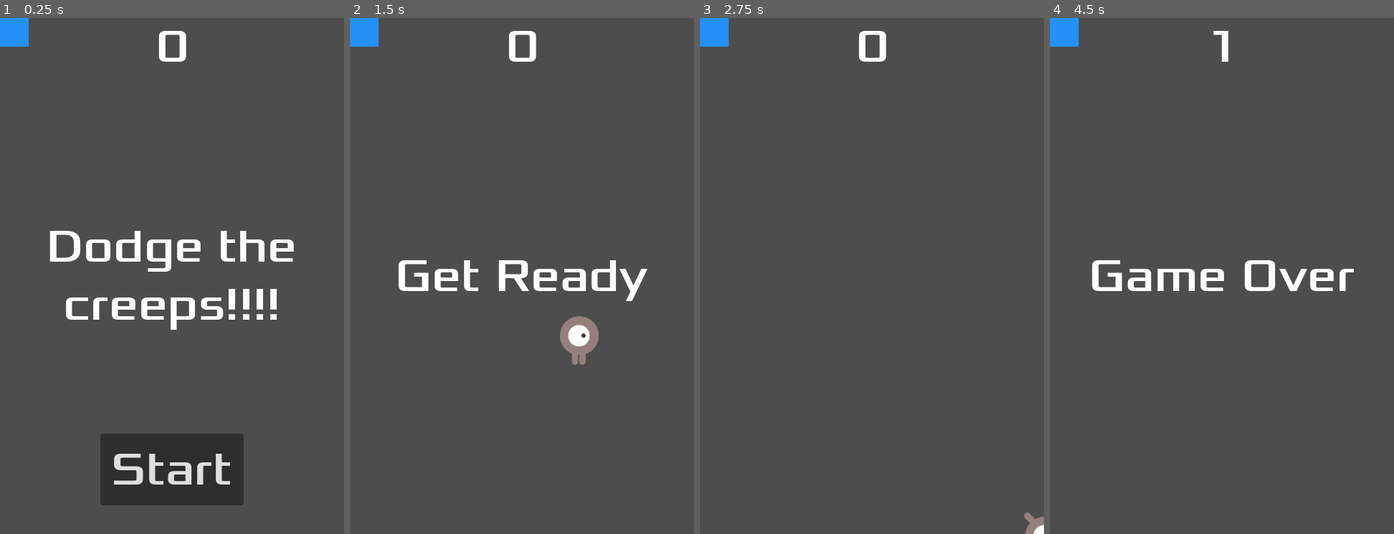
Above: before the commit, frames 1-4 (left to right).
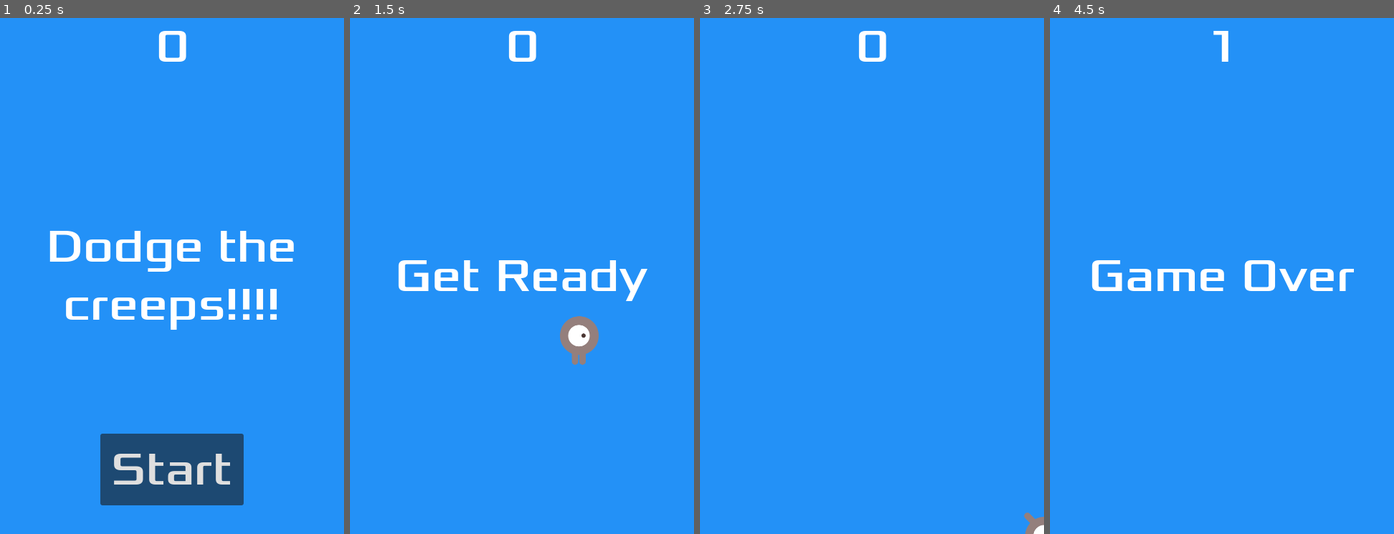
Above: after the commit, the same moments.

Repository: TimTheGr8/DodgeTheCreeps
Game: Godot game, scene res://Scenes/Main.tscn
Same seed, same stepped clock (60 frames per second), same inputs: the game is played once before the commit and once after it.
Inputs:
- Up to frame 1 (0.25 s): no input
- Up to frame 2 (1.5 s): click "Start" at 0.5 s; tap Enter at 1.25 s; hold D (move_right) from 1.28 s (still down)
- Up to frame 3 (2.75 s): release D (move_right) at 2.03 s; hold S (move_down) from 2.03 s (still down)
- Up to frame 4 (4.5 s): release S (move_down) at 2.78 s; hold D (move_right) 2.78-3.53 s; hold W (move_up) 3.53-4.28 s; hold A (move_left) from 4.28 s (still down)

The runs differ from the first frame. In frame 1, 96% of the frame differs, in the area x 0-100%, y 0-100%; in frame 2, 97%; in frame 3, 99%; in frame 4, 98%.

Commit message:
Added a blue background.

Diff:
--- a/Scenes/Main.tscn
+++ b/Scenes/Main.tscn
@@ -16,8 +16,11 @@
 mob_scene = ExtResource("2_vuwvw")
 
 [node name="ColorRect" type="ColorRect" parent="."]
-offset_right = 40.0
-offset_bottom = 40.0
+anchors_preset = 15
+anchor_right = 1.0
+anchor_bottom = 1.0
+grow_horizontal = 2
+grow_vertical = 2
 color = Color(0.137255, 0.568627, 0.968627, 1)
 
 [node name="Player" parent="." instance=ExtResource("1_l51xb")]
--- a/project.godot
+++ b/project.godot
@@ -27,24 +27,28 @@
 "deadzone": 0.5,
 "events": [Object(InputEventKey,"resource_local_to_scene":false,"resource_name":"","device":-1,"window_id":0,"alt_pressed":false,"shift_pressed":false,"ctrl_pressed":false,"meta_pressed":false,"pressed":false,"keycode":0,"physical_keycode":68,"key_label":0,"unicode":100,"echo":false,"script":null)
 , Object(InputEventJoypadButton,"resource_local_to_scene":false,"resource_name":"","device":-1,"button_index":14,"pressure":0.0,"pressed":true,"script":null)
+, Object(InputEventKey,"resource_local_to_scene":false,"resource_name":"","device":-1,"window_id":0,"alt_pressed":false,"shift_pressed":false,"ctrl_pressed":false,"meta_pressed":false,"pressed":false,"keycode":0,"physical_keycode":4194321,"key_label":0,"unicode":0,"echo":false,"script":null)
 ]
 }
 move_left={
 "deadzone": 0.5,
 "events": [Object(InputEventKey,"resource_local_to_scene":false,"resource_name":"","device":-1,"window_id":0,"alt_pressed":false,"shift_pressed":false,"ctrl_pressed":false,"meta_pressed":false,"pressed":false,"keycode":0,"physical_keycode":65,"key_label":0,"unicode":97,"echo":false,"script":null)
 , Object(InputEventJoypadButton,"resource_local_to_scene":false,"resource_name":"","device":-1,"button_index":13,"pressure":0.0,"pressed":true,"script":null)
+, Object(InputEventKey,"resource_local_to_scene":false,"resource_name":"","device":-1,"window_id":0,"alt_pressed":false,"shift_pressed":false,"ctrl_pressed":false,"meta_pressed":false,"pressed":false,"keycode":0,"physical_keycode":4194319,"key_label":0,"unicode":0,"echo":false,"script":null)
 ]
 }
 move_up={
 "deadzone": 0.5,
 "events": [Object(InputEventKey,"resource_local_to_scene":false,"resource_name":"","device":-1,"window_id":0,"alt_pressed":false,"shift_pressed":false,"ctrl_pressed":false,"meta_pressed":false,"pressed":false,"keycode":0,"physical_keycode":87,"key_label":0,"unicode":119,"echo":false,"script":null)
 , Object(InputEventJoypadButton,"resource_local_to_scene":false,"resource_name":"","device":-1,"button_index":11,"pressure":0.0,"pressed":true,"script":null)
+, Object(InputEventKey,"resource_local_to_scene":false,"resource_name":"","device":-1,"window_id":0,"alt_pressed":false,"shift_pressed":false,"ctrl_pressed":false,"meta_pressed":false,"pressed":false,"keycode":0,"physical_keycode":4194320,"key_label":0,"unicode":0,"echo":false,"script":null)
 ]
 }
 move_down={
 "deadzone": 0.5,
 "events": [Object(InputEventKey,"resource_local_to_scene":false,"resource_name":"","device":-1,"window_id":0,"alt_pressed":false,"shift_pressed":false,"ctrl_pressed":false,"meta_pressed":false,"pressed":false,"keycode":0,"physical_keycode":83,"key_label":0,"unicode":115,"echo":false,"script":null)
 , Object(InputEventJoypadButton,"resource_local_to_scene":false,"resource_name":"","device":-1,"button_index":12,"pressure":0.0,"pressed":true,"script":null)
+, Object(InputEventKey,"resource_local_to_scene":false,"resource_name":"","device":-1,"window_id":0,"alt_pressed":false,"shift_pressed":false,"ctrl_pressed":false,"meta_pressed":false,"pressed":false,"keycode":0,"physical_keycode":4194322,"key_label":0,"unicode":0,"echo":false,"script":null)
 ]
 }
 start_game={
